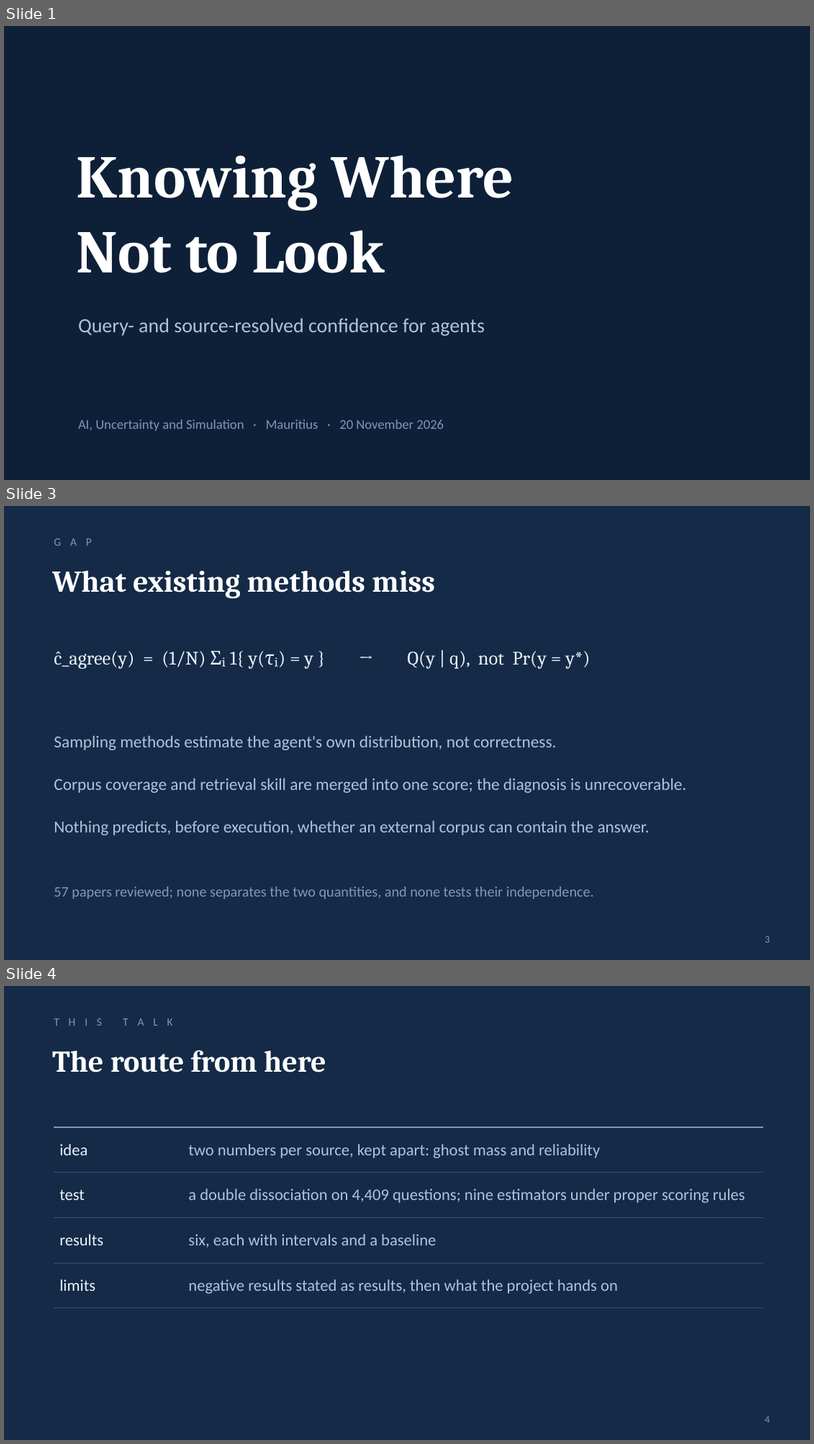
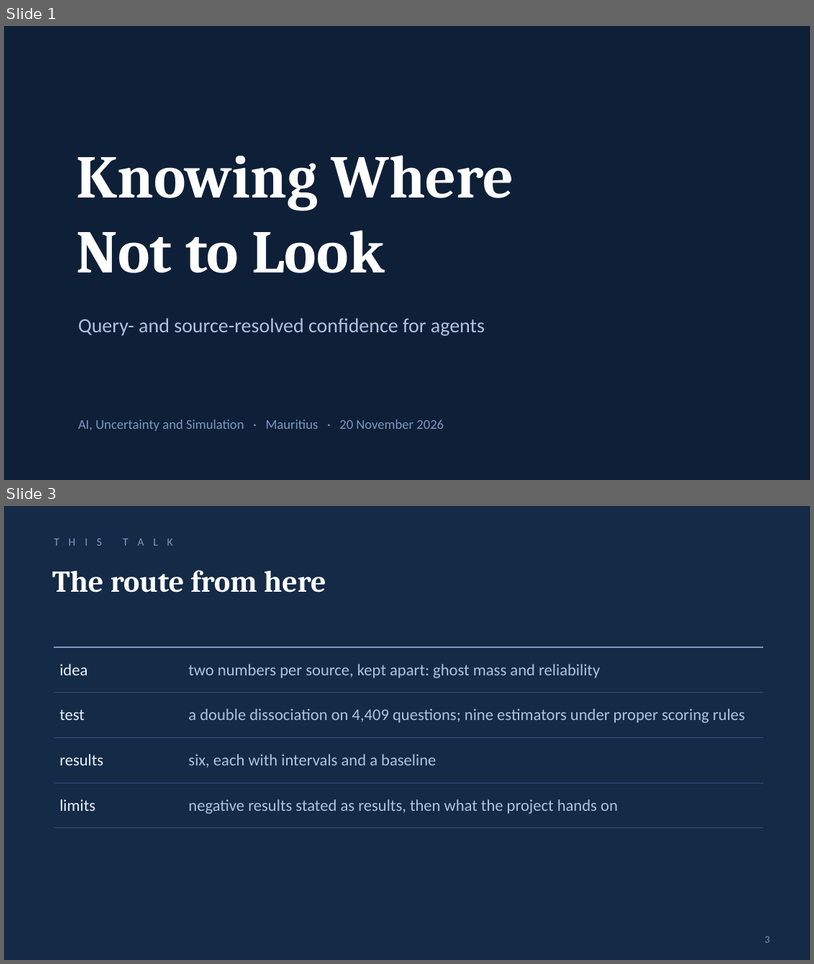
Before and after one commit to shecode-hue/knowing-where-not-to-look, a slide deck: presentation/knowing_where_not_to_look.pptx. Shown one above the other, each under a label of ours: slides 1, 3 and 4 before the commit, slides 1 and 3 after it; the slides between them are not shown. The pictures are 814x1444 and 814x964 pixels, drawn with LibreOffice and Linux fonts; fonts in the diff are those of the drawing. Boxes give left, top, right and bottom in pixels: in the first picture for what was removed or moved away, otherwise in the second. Text is boxed around its words. In the diff, an @@ line names an element or a change of style, - is before the commit and + after.

```diff
--- a/presentation/knowing_where_not_to_look.pptx
+++ b/presentation/knowing_where_not_to_look.pptx
@@ slide 3 removed at [4, 506, 810, 960], background #142A47 @@
@@ text removed at [54, 538, 92, 546] @@
-G A P
@@ text removed at [52, 570, 435, 599] @@
-What existing methods miss
@@ text removed at [54, 651, 590, 669] @@
-ĉ_agree(y) = (1/N) Σᵢ 1{ y(τᵢ) = y } → Q(y | q), not Pr(y = y*)
@@ text removed at [54, 736, 687, 835] @@
-Sampling methods estimate the agent's own distribution, not correctness.
-Corpus coverage and retrieval skill are merged into one score; the diagnosis is unrecoverable.
-Nothing predicts, before execution, whether an external corpus can contain the answer.
@@ text removed at [54, 886, 594, 898] @@
-57 papers reviewed; none separates the two quantities, and none tests their independence.
@@ page number removed at [765, 936, 770, 942] @@
-3
@@ what was slide 4 is now slide 3 @@
@@ page number at [765, 936, 770, 942]: text changed @@
-4
+3
```
Also in this commit, not shown: 2 slides changed, 2 other slides removed, 3 other files.
